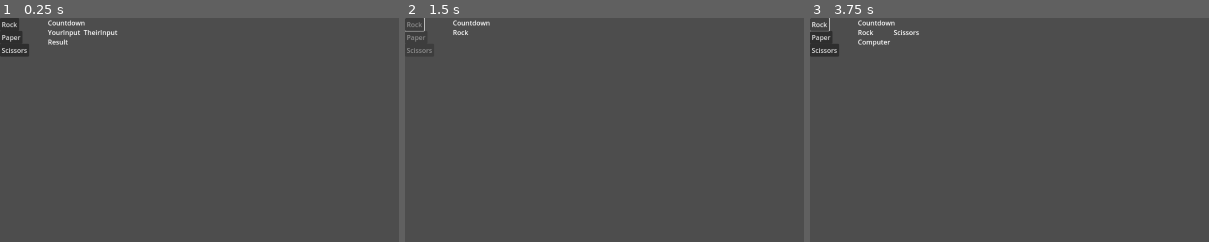
Above: before the commit, frames 1-3 (left to right).
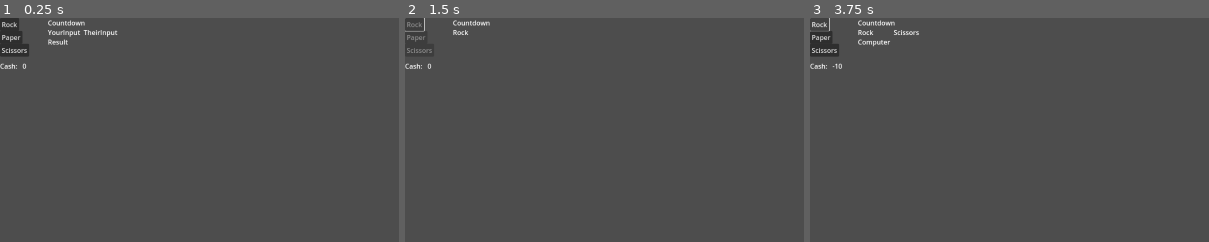
Above: after the commit, the same moments.

Repository: wfay42/corruption-clicker
Game: Godot game, scene res://rock_paper_scissors.tscn
Same seed, same stepped clock (60 frames per second), same inputs: the game is played once before the commit and once after it. Before the commit the project has no main scene; this scene is started directly in both runs.
Inputs:
- Up to frame 1 (0.25 s): no input
- Up to frame 2 (1.5 s): click "Rock" at 0.5 s; tap Enter at 1.25 s
- Up to frame 3 (3.75 s): tap Space at 2, 3.5 s; tap Enter at 2.75 s
The pictures show only the part of the screen within x 0-50%, y 0-50%; the shares and areas given below are measured in that part.

The runs differ from the first frame. In frame 1, less than 0.1% of the frame differs, in the area x 0-7%, y 20-23%; in frame 2, less than 0.1%; in frame 3, 0.1%, in the area x 0-9%, y 20-23%.

Commit message:
rps_controller now adds/subtracts money based on win/lose

Diff:
--- a/gameplay/_rps_controller.gd
+++ b/gameplay/_rps_controller.gd
@@ -1,4 +1,7 @@
 extends Node
+
+const PLAYER_NAME: String = "Player"
+const COMPUTER_NAME: String = "Computer"
 
 var __timer: Timer
 var __timer_duration: float
@@ -7,12 +10,16 @@
 var __resultNode: Node
 var __rps_nodes: Array[Node]
 
+var __cashValueNode: Label
+
 var __playerChoice: String
 
 var __computerRng: RandomNumberGenerator
+var __cash_value: int
 
 func _ready() -> void:
 	self.__timer_duration = 3.0
+	self.__cash_value = 0
 
 	self.__timer = Timer.new()
 	__timer.one_shot = true
@@ -28,6 +35,8 @@
 	self.__resultNode = self.get_node("Countdown").get_node("Result")
 
 	self.__rps_nodes = _get_rps_nodes(self)
+
+	__cashValueNode = self.get_node("Cash").get_node("CashValue")
 
 	_connect_children(__rps_nodes)
 
@@ -73,6 +82,9 @@
 	__computerChoiceNode.text = computerChoice
 	var winner = _determine_winner(self.__playerChoice, computerChoice)
 	self.__resultNode.text = winner
+	resolve_winning_outcome(winner)
+
+
 
 func disable_rps_buttons(disabled: bool) -> void:
 	"""
@@ -99,6 +111,23 @@
 	elif (player_choice == "Rock" and computer_choice == "Scissors") or \
 			(player_choice == "Paper" and computer_choice == "Rock") or \
 			(player_choice == "Scissors" and computer_choice == "Paper"):
-		return "Player"
+		return PLAYER_NAME
 	else:
-		return "Computer"
+		return COMPUTER_NAME
+
+func resolve_winning_outcome(winner: String) -> void:
+	"""
+	Updates the cash value based on the winner of the RPS game
+	"""
+	match winner:
+		PLAYER_NAME:
+			add_cash(10)
+		COMPUTER_NAME:
+			add_cash(-10)
+
+	# TODO: update CashValue node to receive a signal when cash changes
+	self.__cashValueNode.text = str(self.__cash_value)
+
+
+func add_cash(amount: int) -> void:
+	self.__cash_value += amount
--- a/project.godot
+++ b/project.godot
@@ -11,6 +11,7 @@
 [application]
 
 config/name="corruption-clicker"
+run/main_scene="uid://dc0jrijurxsj2"
 config/features=PackedStringArray("4.4", "GL Compatibility")
 config/icon="res://icon.svg"
 
--- a/rock_paper_scissors.tscn
+++ b/rock_paper_scissors.tscn
@@ -57,6 +57,19 @@
 offset_bottom = 69.0
 text = "Result"
 
+[node name="Cash" type="Label" parent="."]
+offset_top = 104.0
+offset_right = 40.0
+offset_bottom = 127.0
+text = "Cash:"
+
+[node name="CashValue" type="Label" parent="Cash"]
+layout_mode = 0
+offset_left = 54.0
+offset_right = 94.0
+offset_bottom = 23.0
+text = "0"
+
 [connection signal="pressed" from="Rock" to="Rock" method="_on_pressed"]
 [connection signal="pressed" from="Paper" to="Paper" method="_on_pressed"]
 [connection signal="pressed" from="Scissors" to="Scissors" method="_on_pressed"]
Not shown, changed: .gitignore
